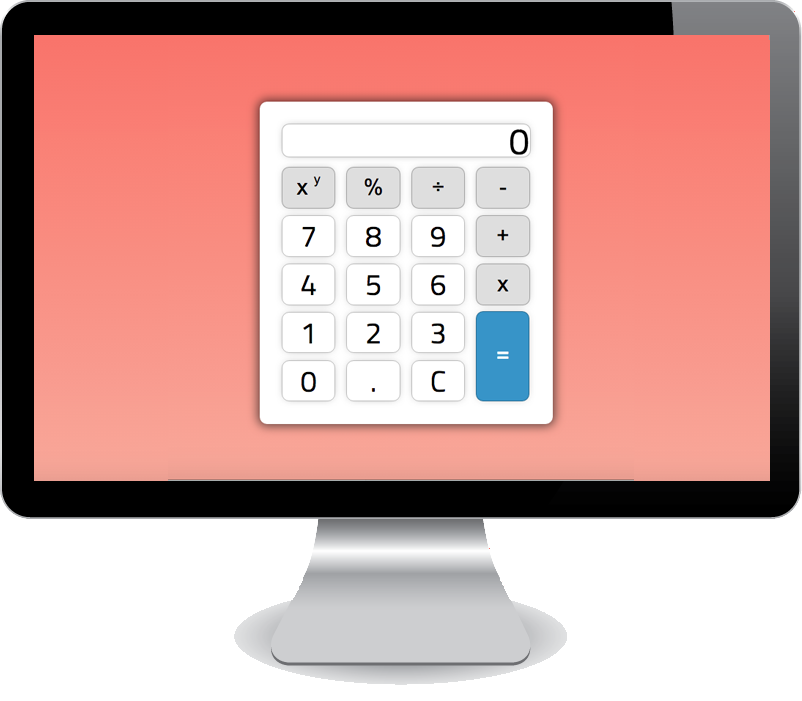
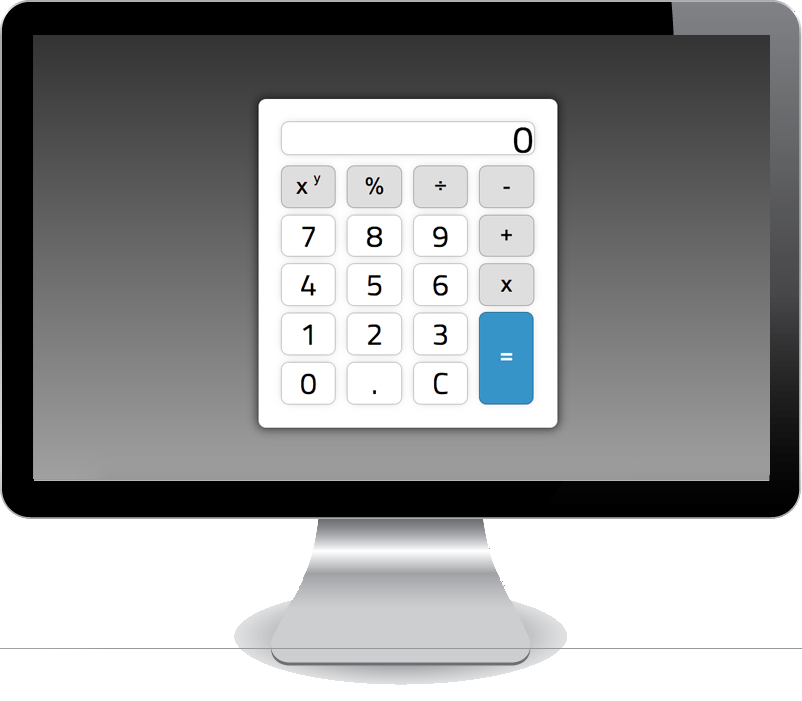
Layer changes from the first 802x701 image to the second:
renamed "Camada 5" to "Camada 3", painted on it over [0, 35, 802, 649]
painted on "Camada 0" over [34, 11, 795, 586]
